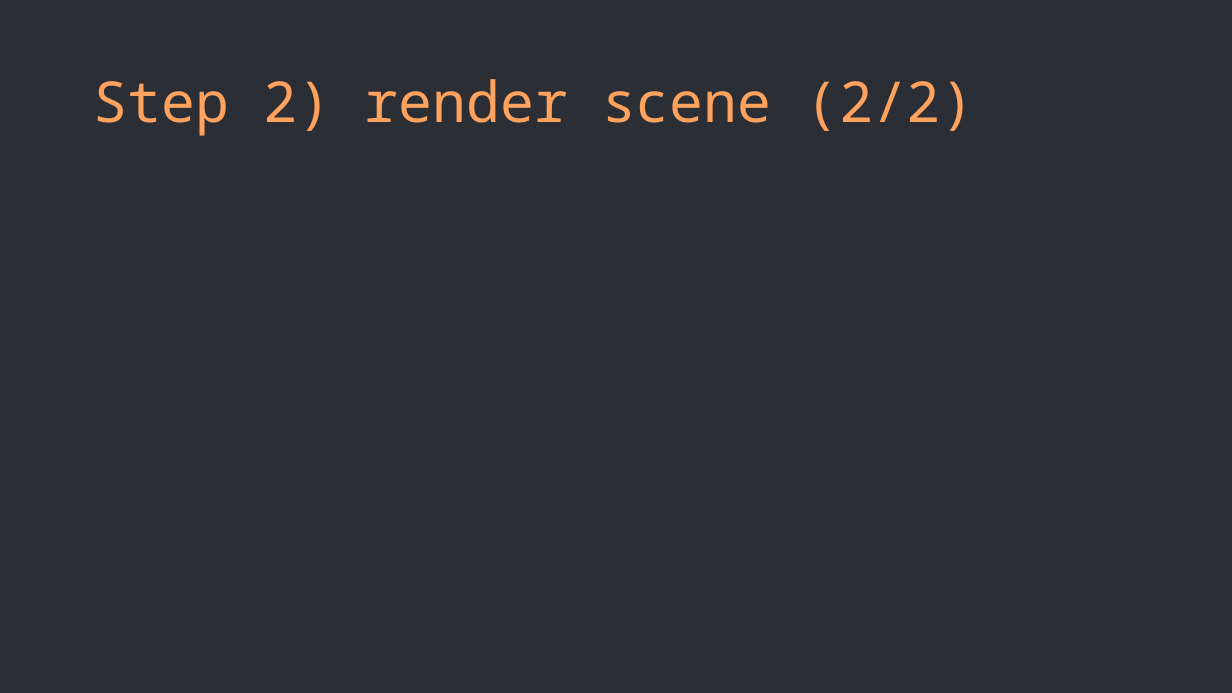
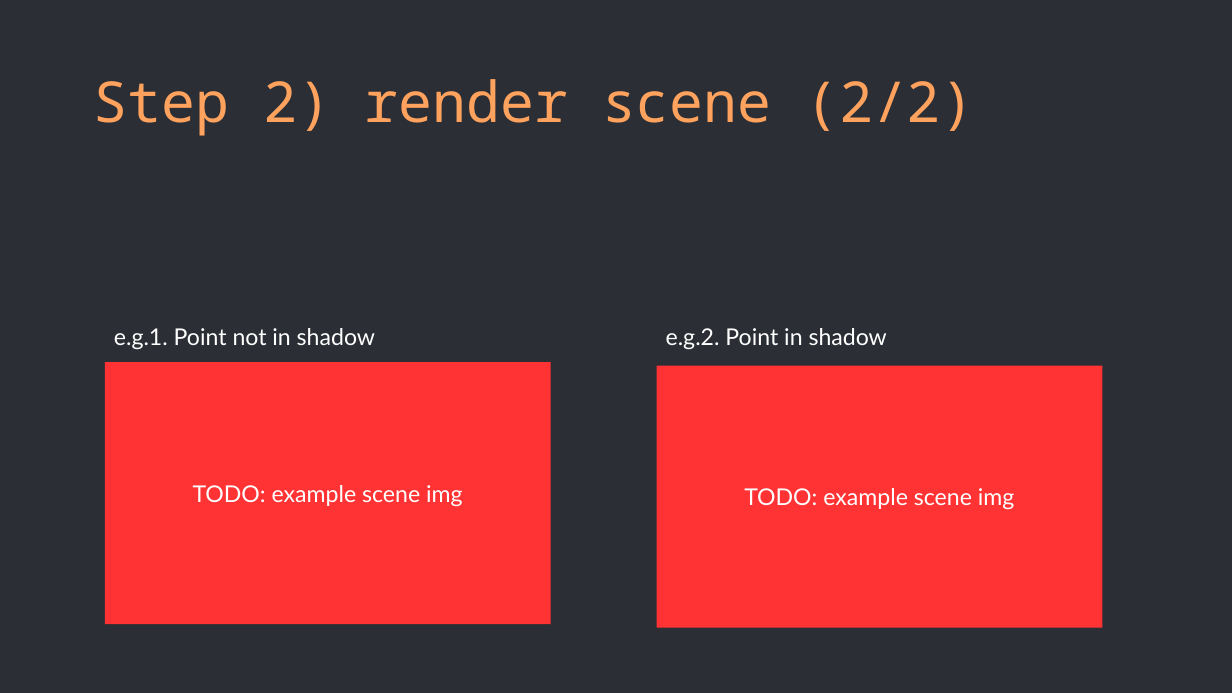
Before and after one commit to Alba-NR/ShadowMapping_TechTalk, a slide deck: slide 16 of slides/slides.pptx. Drawn at 1232x693 pixels with LibreOffice and Linux fonts; fonts in the diff are those of the drawing; grey boxes stand for pictures. Boxes give left, top, right and bottom in pixels: in the first picture for what was removed or moved away, otherwise in the second. Text is boxed around its words. In the diff, an @@ line names an element or a change of style, - is before the commit and + after.

Commit message:
Slides: finalised initial version of text (imgs left)
Finished the initial version of the text on all the slides. i.e. wrote all the slides, adding some demo imgs to replace the placeholder ones is all that's left :)

```diff
--- a/slides/slides.pptx
+++ b/slides/slides.pptx
@@ text added at <box>114,328,375,350</box>, 18 pt, text #FFFFFF @@
+e.g.1. Point not in shadow
@@ text added at <box>666,328,887,350</box>, 18 pt, text #FFFFFF @@
+e.g.2. Point in shadow
@@ rectangle added at <box>104,362,551,625</box>, fill #FF3333, 18 pt, text #FFFFFF @@
+TODO: example scene img
@@ rectangle added at <box>656,366,1103,628</box>, fill #FF3333, 18 pt, text #FFFFFF @@
+TODO: example scene img
```
Also in this commit, not shown: 2 other slides changed, 2 slides added.
